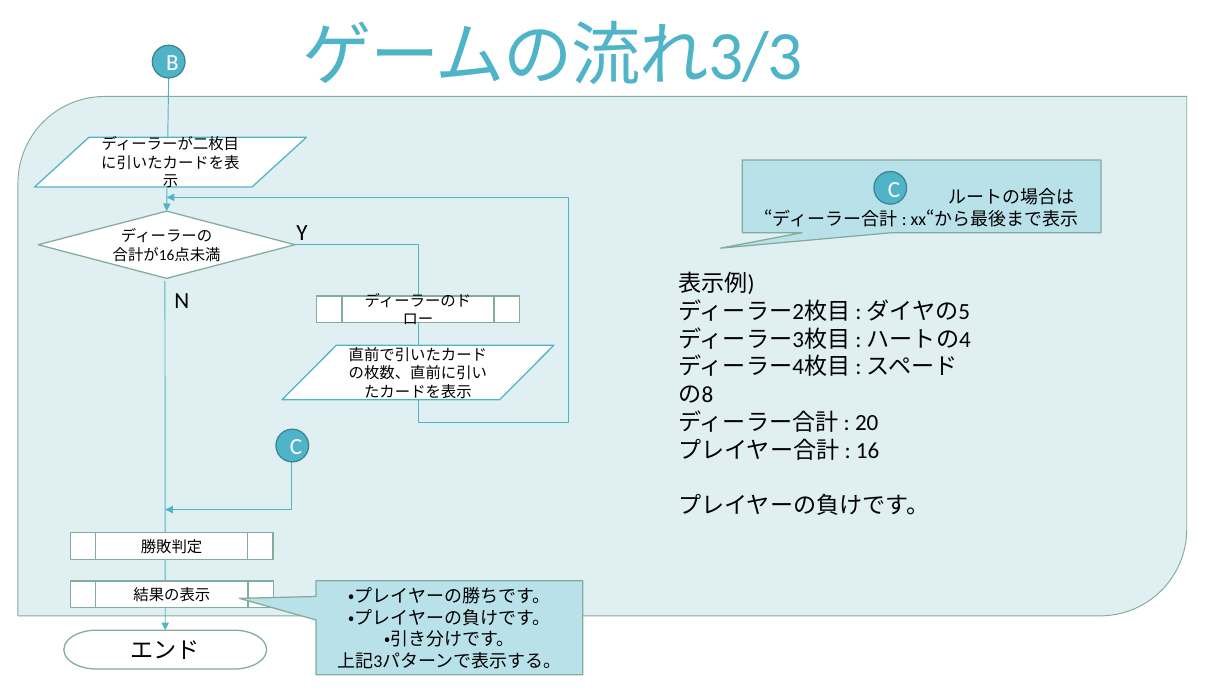
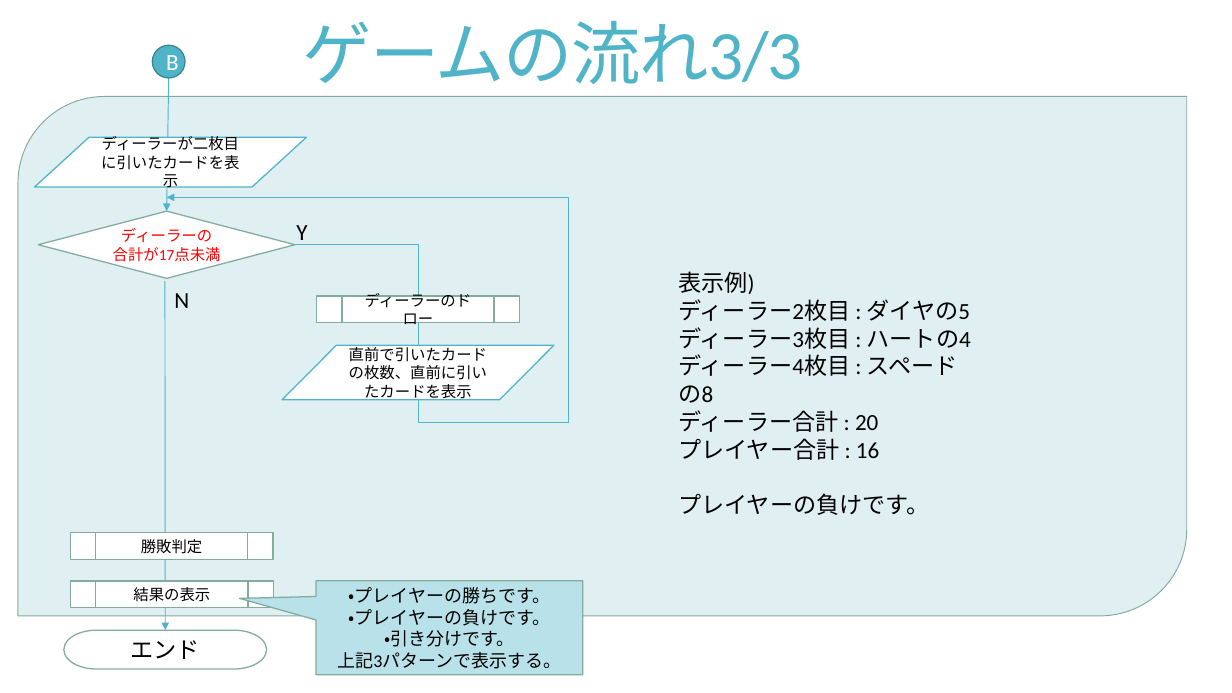
Before and after one commit to masakiishino/Blackjack, a slide deck: slide 12 of Blackjack_Specification.pptx (slide 11 before the commit). Drawn at 1232x693 pixels with LibreOffice and Linux fonts; fonts in the diff are those of the drawing. Boxes give left, top, right and bottom in pixels: in the first picture for what was removed or moved away, otherwise in the second. Text is boxed around its words. In the diff, an @@ line names an element or a change of style, - is before the commit and + after.

```diff
--- a/Blackjack_Specification.pptx
+++ b/Blackjack_Specification.pptx
@@ speech box removed at <box>742,160,1101,233</box> @@
-ルートの場合は
-“ディーラー合計 : xx“から最後まで表示
@@ ellipse removed at <box>874,172,907,204</box> @@
-C
@@ text in diamond at <box>121,228,212,243</box>: text colour #000000 to #FF0000 in "ディーラーの" @@
@@ text in diamond at <box>113,247,221,264</box>: text changed; text colour #000000 to #FF0000 @@
-合計が16点未満
+合計が17点未満
@@ ellipse removed at <box>276,429,309,461</box> @@
-C
@@ elbow arrow removed from (295, 459) to (165, 509) @@
```
Also in this commit, not shown: 5 other slides changed, 1 slide added, 3 other files.
